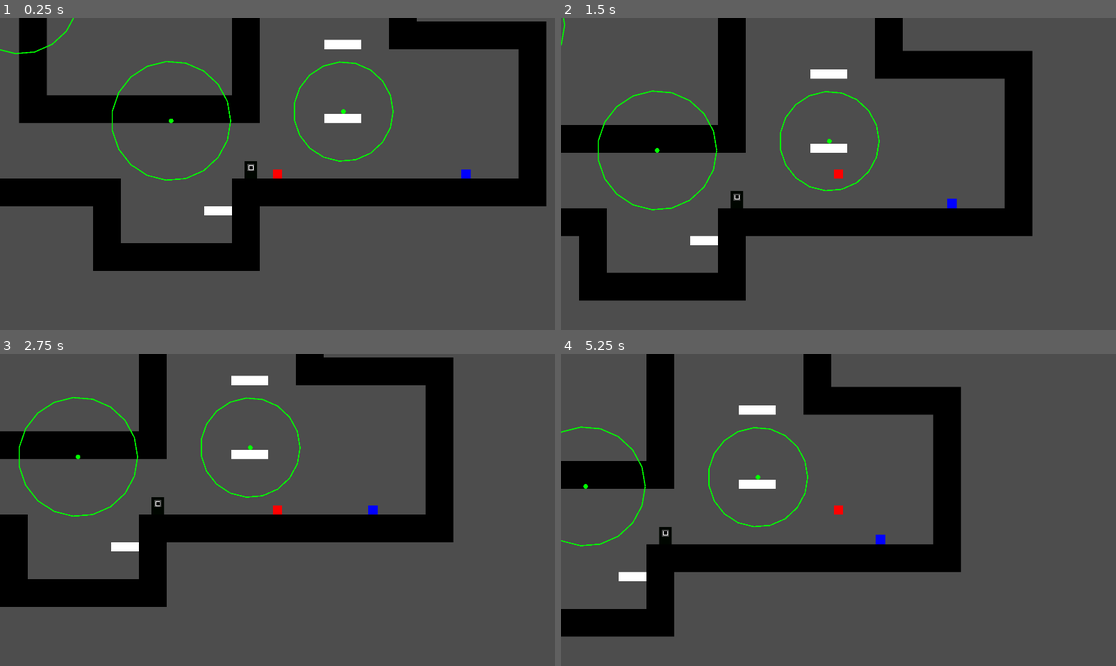
Above: before the commit, frames 1-4 (two rows, left to right).
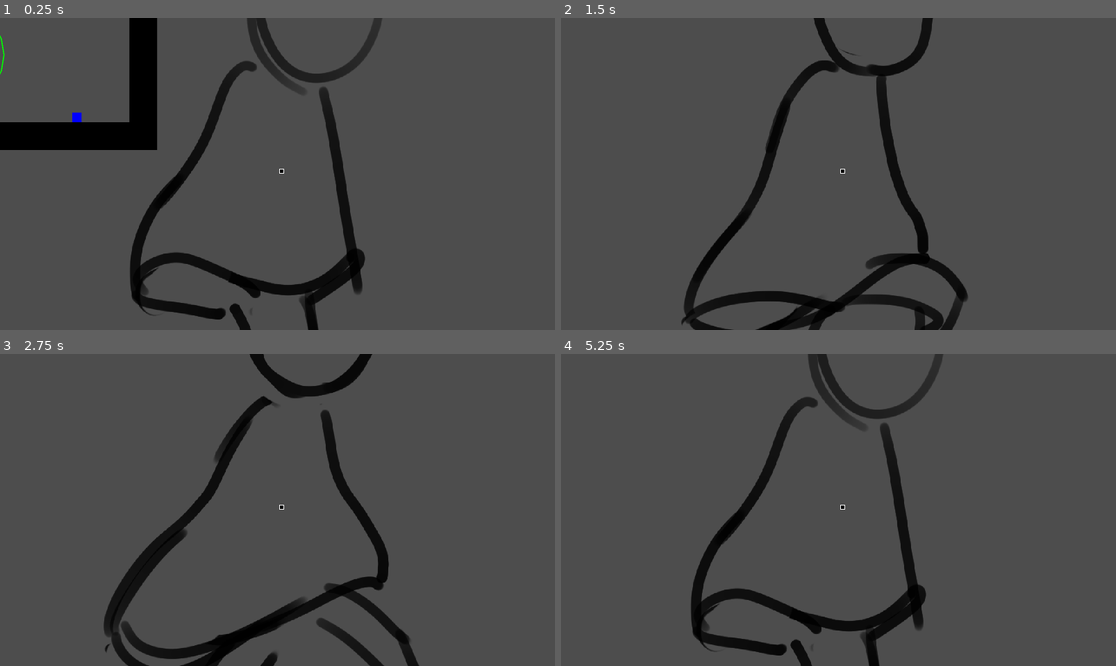
Above: after the commit, the same moments.

Repository: Lukko-Digital/upwell
Game: Godot game, scene res://src/main.tscn
Same seed, same stepped clock (60 frames per second), same inputs: the game is played once before the commit and once after it.
Inputs (mouse positions are in pixels of both pictures, inside the frame that each line leads up to):
- Up to frame 1 (0.25 s): no input
- Up to frame 2 (1.5 s): move the mouse to (960, 158) at 0.52 s; hold Right mouse button (attract) 0.53-1.28 s; hold D (right) from 0.53 s (still down); tap Space (jump) at 0.77 s; move the mouse to (727, 189) at 1.27 s; tap Shift (boost) at 1.35 s
- Up to frame 3 (2.75 s): tap Space (jump) at 1.52 s; move the mouse to (333, 441) at 2.02 s; release D (right) at 2.03 s; hold A (left) from 2.03 s (still down); hold E (interact) from 2.03 s (still down)
- Up to frame 4 (5.25 s): move the mouse to (810, 572) at 2.77 s; release A (left) at 2.78 s; release E (interact) at 2.78 s; hold D (right) 2.78-4.28 s; click (810, 572) at 2.85 s; tap Space (jump) at 3.02, 3.77, 4.52 s; move the mouse to (1005, 556) at 3.52 s; hold Right mouse button (attract) 3.53-4.28 s; move the mouse to (672, 463) at 4.27 s; hold A (left) 4.28-5.03 s; tap Shift (boost) at 4.35 s; move the mouse to (866, 510) at 5.02 s; hold D (right) from 5.03 s (still down); hold E (interact) from 5.03 s (still down)

The runs differ from the first frame. In frame 1, 31% of the frame differs, in the area x 0-99%, y 0-100%; in frame 2, 26%; in frame 3, 24%; in frame 4, 23%.

Commit message:
resize player model and numbers

Diff:
--- a/src/player.gd
+++ b/src/player.gd
@@ -2,24 +2,24 @@
 class_name Player
 
 const PLAYER = {
-	SPEED = 150.0,
-	ACCELERATION = 800.0,
-	FRICTION_DECEL = 1500.0,
-	JUMP_VELOCITY = -300.0,
-	MAX_FALL_SPEED = 600,
+	SPEED = 1100.0,
+	ACCELERATION = 9000.0,
+	FRICTION_DECEL = 50000.0,
+	JUMP_VELOCITY = -2000.0,
+	MAX_FALL_SPEED = 2000,
+	WORLD_GRAVITY = 3000.0,
 }
+
 const ARTIFICIAL_GRAVITY = {
-	SPEED = 380.0,
+	SPEED = 380.0*5,
 	ACCEL = 6.0,
 	BOOST_VELOCITY = 300.0,
-	DEADZONE_SIZE = 15.0,
+	DEADZONE_SIZE = 0,
 }
 
 @onready var gravity_detector: Area2D = $GravityDetector
 @onready var interactable_detector: Area2D = $InteractableDetector
 @onready var dialogue_ui: DialogueUI = $DialogueUi
-
-var world_gravity = ProjectSettings.get_setting("physics/2d/default_gravity")
 
 # PLACEHOLDER IMPLEMENTATION, TO BE IMPROVED
 var in_dialogue: bool = false
@@ -30,7 +30,7 @@
 		has_clicker = value
 
 func _ready() -> void:
-	has_clicker = false
+	has_clicker = true # DONT FORGET ABOUT THIS
 
 func _physics_process(delta):
 	if in_dialogue:
@@ -42,7 +42,7 @@
 
 func handle_world_gravity(delta):
 	if not is_on_floor():
-		velocity.y = move_toward(velocity.y, PLAYER.MAX_FALL_SPEED, world_gravity * delta / 1.5)
+		velocity.y = move_toward(velocity.y, PLAYER.MAX_FALL_SPEED, PLAYER.WORLD_GRAVITY * delta)
 
 func handle_artificial_gravity(delta):
 	if not has_clicker:
--- a/src/player.tscn
+++ b/src/player.tscn
@@ -1,28 +1,49 @@
-[gd_scene load_steps=7 format=3 uid="uid://tfy83b2uc6hh"]
+[gd_scene load_steps=13 format=3 uid="uid://tfy83b2uc6hh"]
 
 [ext_resource type="Script" path="res://src/player.gd" id="1_lbj7m"]
 [ext_resource type="PackedScene" uid="uid://br8qm13yce4pr" path="res://src/dialogue/dialogue_ui.tscn" id="2_cft6f"]
 [ext_resource type="PackedScene" uid="uid://tuityuo8eefb" path="res://src/level_elements/clicker.tscn" id="3_joqfy"]
+[ext_resource type="Texture2D" uid="uid://d0ia8s4mk2lxp" path="res://assets/Test_Level/RUNANIOMTION.sprites/Timeline 1_0000.tres" id="4_ijvsq"]
+[ext_resource type="Texture2D" uid="uid://c4a6yn3m6cqu7" path="res://assets/Test_Level/RUNANIOMTION.sprites/Timeline 1_0001.tres" id="5_axkyq"]
+[ext_resource type="Texture2D" uid="uid://cofilntnikxkk" path="res://assets/Test_Level/RUNANIOMTION.sprites/Timeline 1_0002.tres" id="6_8mvkx"]
+[ext_resource type="Texture2D" uid="uid://cu0a3y6hvwid8" path="res://assets/Test_Level/RUNANIOMTION.sprites/Timeline 1_0003.tres" id="7_ovnhs"]
+[ext_resource type="Texture2D" uid="uid://18umykqfhyo5" path="res://assets/Test_Level/RUNANIOMTION.sprites/Timeline 1_0004.tres" id="8_gmn1p"]
 
 [sub_resource type="RectangleShape2D" id="RectangleShape2D_piej1"]
-size = Vector2(16, 16)
+size = Vector2(416, 960)
 
 [sub_resource type="RectangleShape2D" id="RectangleShape2D_163mm"]
-size = Vector2(16, 16)
+size = Vector2(416, 960)
 
 [sub_resource type="RectangleShape2D" id="RectangleShape2D_d8ltk"]
-size = Vector2(16, 16)
+size = Vector2(416, 960)
+
+[sub_resource type="SpriteFrames" id="SpriteFrames_01xa3"]
+animations = [{
+"frames": [{
+"duration": 1.0,
+"texture": ExtResource("4_ijvsq")
+}, {
+"duration": 1.0,
+"texture": ExtResource("5_axkyq")
+}, {
+"duration": 1.0,
+"texture": ExtResource("6_8mvkx")
+}, {
+"duration": 1.0,
+"texture": ExtResource("7_ovnhs")
+}, {
+"duration": 1.0,
+"texture": ExtResource("8_gmn1p")
+}],
+"loop": true,
+"name": &"Run",
+"speed": 5.0
+}]
 
 [node name="Player" type="CharacterBody2D"]
 collision_layer = 2
 script = ExtResource("1_lbj7m")
-
-[node name="ColorRect" type="ColorRect" parent="."]
-offset_left = -8.0
-offset_top = -8.0
-offset_right = 8.0
-offset_bottom = 8.0
-color = Color(1, 0, 0, 1)
 
 [node name="CollisionShape2D" type="CollisionShape2D" parent="."]
 shape = SubResource("RectangleShape2D_piej1")
@@ -42,6 +63,7 @@
 shape = SubResource("RectangleShape2D_d8ltk")
 
 [node name="DialogueUi" parent="." instance=ExtResource("2_cft6f")]
+visible = false
 
 [node name="Clicker" parent="." instance=ExtResource("3_joqfy")]
 visible = false
@@ -50,4 +72,10 @@
 offset_right = 11.0
 offset_bottom = -1.0
 
+[node name="AnimatedSprite2D" type="AnimatedSprite2D" parent="."]
+position = Vector2(198, 0)
+sprite_frames = SubResource("SpriteFrames_01xa3")
+animation = &"Run"
+autoplay = "Run"
+
 [connection signal="dialogue_finished" from="DialogueUi" to="." method="_on_dialogue_ui_dialogue_finished"]
